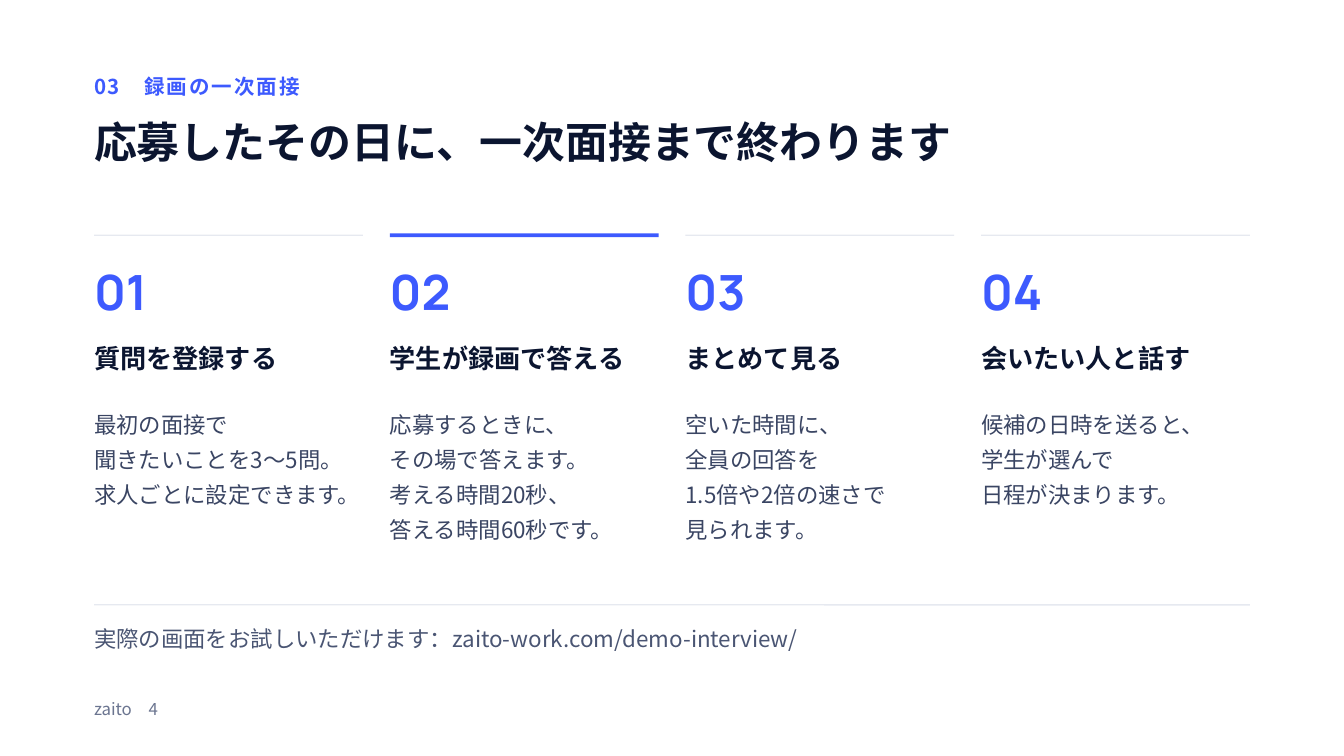
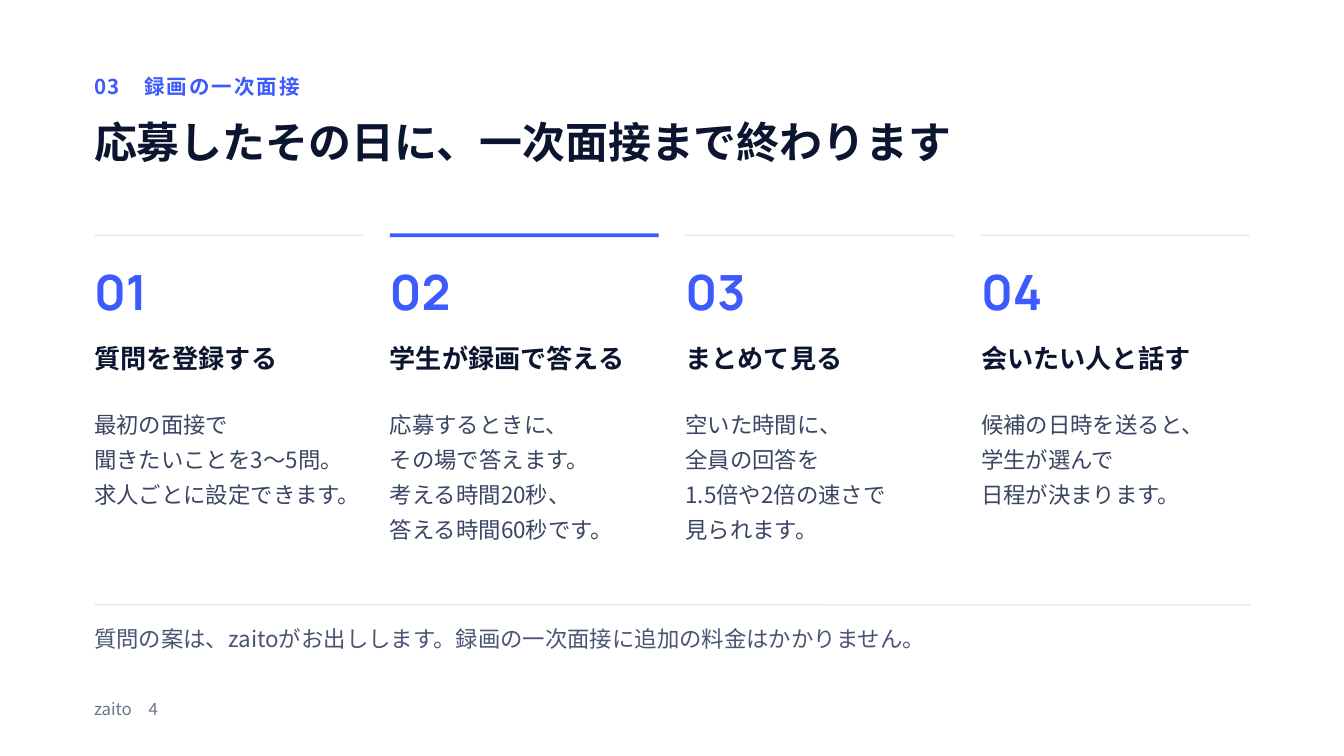
Before and after one commit to okonomidonn/test, a slide deck: slide 4 of sales/zaito_録画面接_営業資料.pptx. Drawn at 1344x756 pixels with LibreOffice and Linux fonts; fonts in the diff are those of the drawing. Boxes give left, top, right and bottom in pixels: in the first picture for what was removed or moved away, otherwise in the second. Text is boxed around its words. In the diff, an @@ line names an element or a change of style, - is before the commit and + after.

```diff
--- a/sales/zaito_録画面接_営業資料.pptx
+++ b/sales/zaito_録画面接_営業資料.pptx
@@ text at [94, 628, 925, 649]: text changed @@
-実際の画面をお試しいただけます：zaito-work.com/demo-interview/
+質問の案は、zaitoがお出しします。録画の一次面接に追加の料金はかかりません。
```
Also in this commit, not shown: 1 other slide changed, 3 other files.
